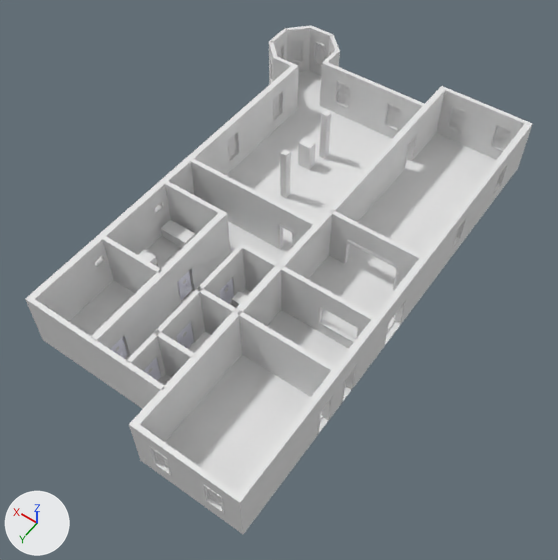
Renders of the Blender file Locations/Main building/Left wing/Left wing.blend from each side of a commit.
Camera for both pictures: a 50 mm camera at (-16.1, 20.3, 31.2) aimed at (-1.4, -0.3, -1.1). The lights are fixed; the arrows at lower left show +X, +Y and +Z.

The scene before the commit, as lines of its bpy script (objects in view):
```python
ob_куб_026 = bpy.data.objects.new('Куб.026', me_куб_018)
ob_куб_026.location = (-0.83, -5.85, 0.58)
ob_куб_026.rotation_euler = (0.0, 0.0, -1.571)  # degrees (0, 0, -90)
ob_куб_026.scale = (1.0, 1.0, 0.859)
ob_куб_029 = bpy.data.objects.new('Куб.029', me_куб_030)
ob_куб_029.location = (2.22, -8.09, -3.84)
ob_куб_030 = bpy.data.objects.new('Куб.030', me_куб_031)
ob_куб_030.location = (4.1, 3.72, -3.84)
ob_куб_031 = bpy.data.objects.new('Куб.031', me_куб_032)
ob_куб_031.location = (0.48, 1.0, -0.11)
ob_куб_031.rotation_euler = (1.571, -0.00583, 1.571)  # degrees (90, -0.3, 90)
ob_куб_032 = bpy.data.objects.new('Куб.032', me_куб_033)
ob_куб_032.location = (-1.49, 3.02, -3.84)
ob_куб_033 = bpy.data.objects.new('Куб.033', me_куб_034)
ob_куб_033.location = (-1.46, 10.09, 0.17)
ob_куб_033.rotation_euler = (1.571, 0.0, 0.0)  # degrees (90, 0, 0)
ob_куб_038 = bpy.data.objects.new('Куб.038', me_куб_070)
ob_куб_038.location = (-0.93, -1.25, 2.38)
# also in view: 'Куб.005' at (1.0, -13.1, 0.8); 'Куб' at (-2.5, -1.8, 0.8); 'Куб.054' at (0.3, -2.0, -0.9); 'Куб.017' at (1.6, -1.9, 0.8); 'Куб.021' at (3.7, 4.9, 0.8)
```
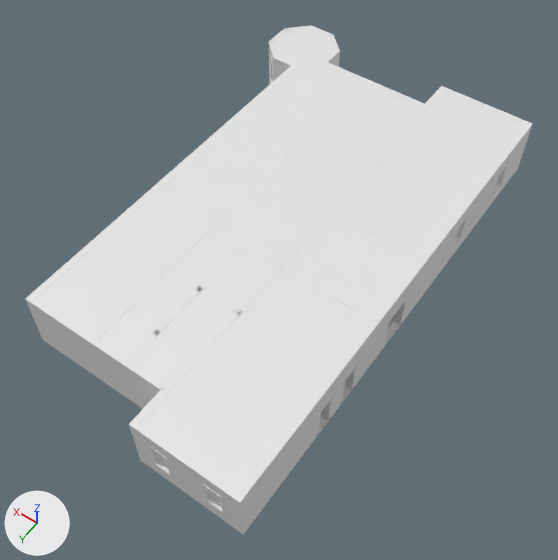
Pixel boxes [x1, y1, x2, y2] of what changed, in the pictures (558 x 560 px):
'Куб.038', shown
    after: [35, 28, 524, 492]
'Куб.031', deleted
    before: [161, 220, 195, 248]
'Куб.029', deleted
    before: [298, 137, 316, 170]
'Куб.033', deleted
    before: [189, 332, 211, 353]
'Куб.030', deleted
    before: [139, 250, 158, 267]
'Куб.032', deleted
    before: [231, 291, 247, 308]
'Куб.054', unchanged, covered by the edit
    before: [69, 71, 496, 492]
    after: [320, 315, 396, 420]
'Куб', unchanged, covered by the edit
    both: [129, 86, 447, 465]
'Куб.002', unchanged, covered by the edit
    both: [25, 66, 296, 343]
'Куб.019', unchanged, covered by the edit
    before: [90, 213, 228, 356]
    after: [91, 213, 224, 341]

Diff of the bpy script that builds the scene:
```diff
--- a/Locations/Main building/Left wing/Left wing.blend.py
+++ b/Locations/Main building/Left wing/Left wing.blend.py
@@ ob_куб_033 @@
-ob_куб_033 = bpy.data.objects.new('Куб.033', me_куб_034)
-ob_куб_033.location = (-1.46, 10.09, 0.17)
-ob_куб_033.rotation_euler = (1.571, 0.0, 0.0)  # degrees (90, 0, 0)
@@ ob_куб_032 @@
-ob_куб_032 = bpy.data.objects.new('Куб.032', me_куб_033)
-ob_куб_032.location = (-1.49, 3.02, -3.84)
@@ ob_куб_031 @@
-ob_куб_031 = bpy.data.objects.new('Куб.031', me_куб_032)
-ob_куб_031.location = (0.48, 1.0, -0.11)
-ob_куб_031.rotation_euler = (1.571, -0.00583, 1.571)  # degrees (90, -0.3, 90)
@@ ob_куб_030 @@
-ob_куб_030 = bpy.data.objects.new('Куб.030', me_куб_031)
-ob_куб_030.location = (4.1, 3.72, -3.84)
@@ ob_куб_029 @@
-ob_куб_029 = bpy.data.objects.new('Куб.029', me_куб_030)
-ob_куб_029.location = (2.22, -8.09, -3.84)
@@ ob_куб_038 @@
 ob_куб_038.location = (-0.93, -1.25, 2.38)
-ob_куб_038.hide_set(True)  # its collection is switched off
```
